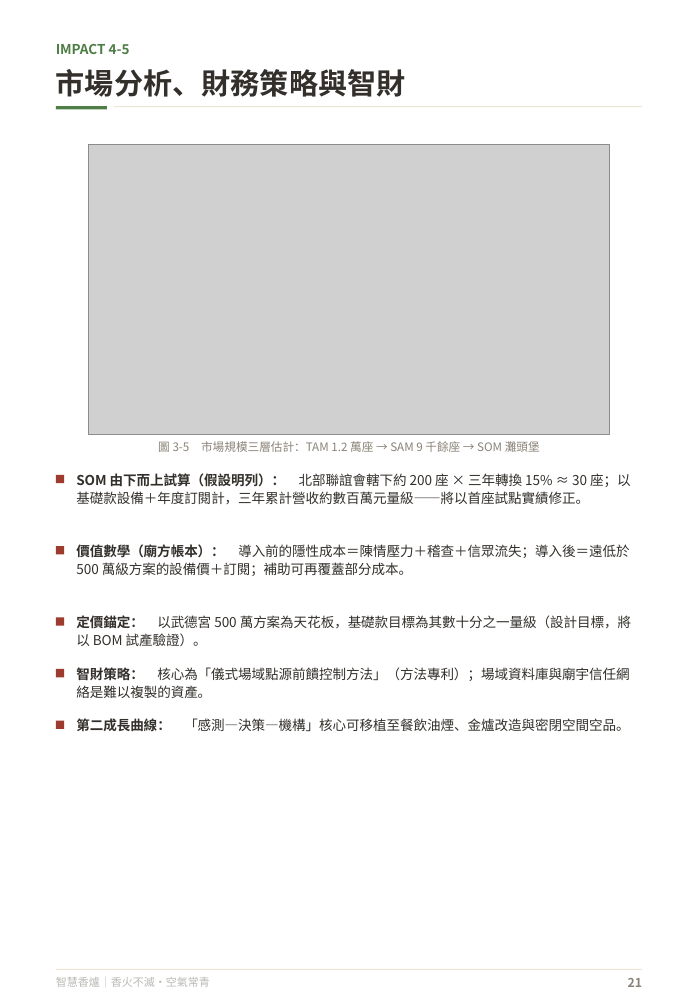
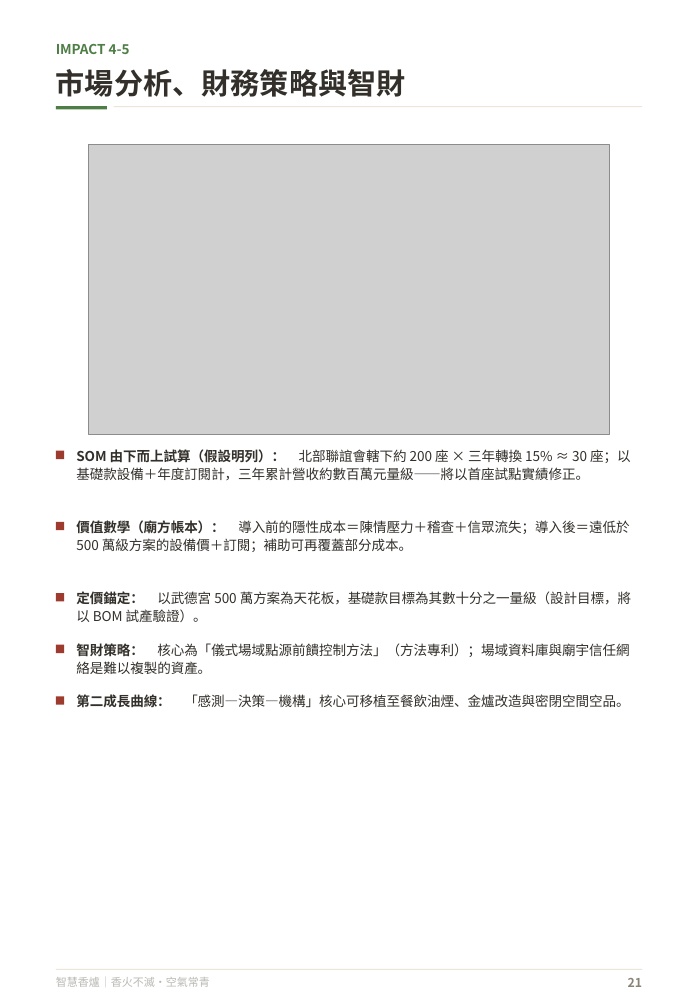
Before and after one commit to feihong9487/WRO2026, a slide deck: slide 22 of 簡報/未來新創家＿高中職組_v3.pptx. Drawn at 698x1008 pixels with LibreOffice and Linux fonts; fonts in the diff are those of the drawing; grey boxes stand for pictures. Boxes give left, top, right and bottom in pixels: in the first picture for what was removed or moved away, otherwise in the second. Text is boxed around its words. In the diff, an @@ line names an element or a change of style, - is before the commit and + after.

```diff
--- a/簡報/未來新創家＿高中職組_v3.pptx
+++ b/簡報/未來新創家＿高中職組_v3.pptx
@@ text removed at [158,441,540,452] @@
-圖 3-5 市場規模三層估計：TAM 1.2 萬座 → SAM 9 千餘座 → SOM 灘頭堡
@@ 5 texts, 5 rectangles: place and size @@
-5 texts, 5 rectangles at [56,473,631,732]
+5 texts, 5 rectangles at [56,449,631,708]
```
Also in this commit, not shown: 18 other slides changed, 5 other files.
